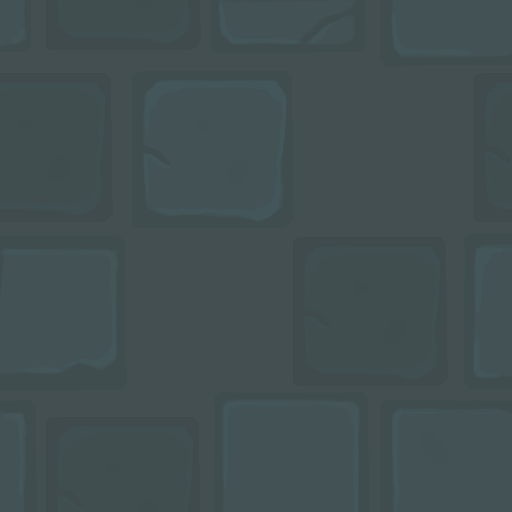
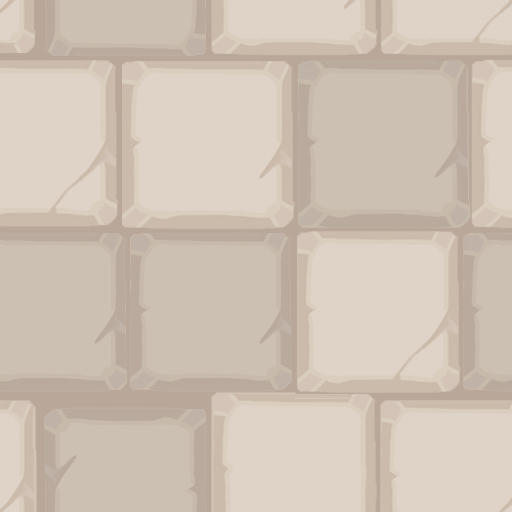
Comparing the layer stacks of the two w=512, h=512 images. Changes:
hid "Layer 8", painted on it over [413, 219, 470, 249]
added layer "Color Balance 2" above "Layer 15 copy 2" over [0, 0, 512, 512]
added layer "Layer 15 copy 2" (lighter color, 71%) above "Layer 13" over [0, 0, 512, 512]
added layer "Layer 13" above "Layer 12" over [0, 0, 512, 512]
added layer "Layer 12" above "Group 2" over [0, 0, 512, 512]
added group "Group 2" with 4 layers over [0, 0, 512, 512]
"Layer 11 copy 5": opacity 77% → 100%, moved it into group "Group 2", painted on it over [0, 0, 512, 512]
removed layer "Layer 11 copy 4" (was 77%) over [0, 73, 113, 222]
removed layer "Layer 11 copy 3" (was 77%) over [46, 417, 201, 512]
removed layer "Layer 11 copy" (was 77%) over [46, 0, 201, 50]
removed layer "Layer 11" (was 77%) over [293, 237, 448, 386]
removed group "Group 1" (2 layers) over [0, 0, 512, 512]
removed layer "Layer 10" (was 33%) from group "Group 1" over [0, 1, 512, 512]
removed layer "Layer 11 copy 2" (was 51%) from group "Group 1" over [0, 0, 512, 512]
moved "Layer 7" into group "Group 2" over [0, 0, 512, 512]
renamed "Background" to "Layer 0", moved it into group "Group 2" over [0, 0, 512, 512]
